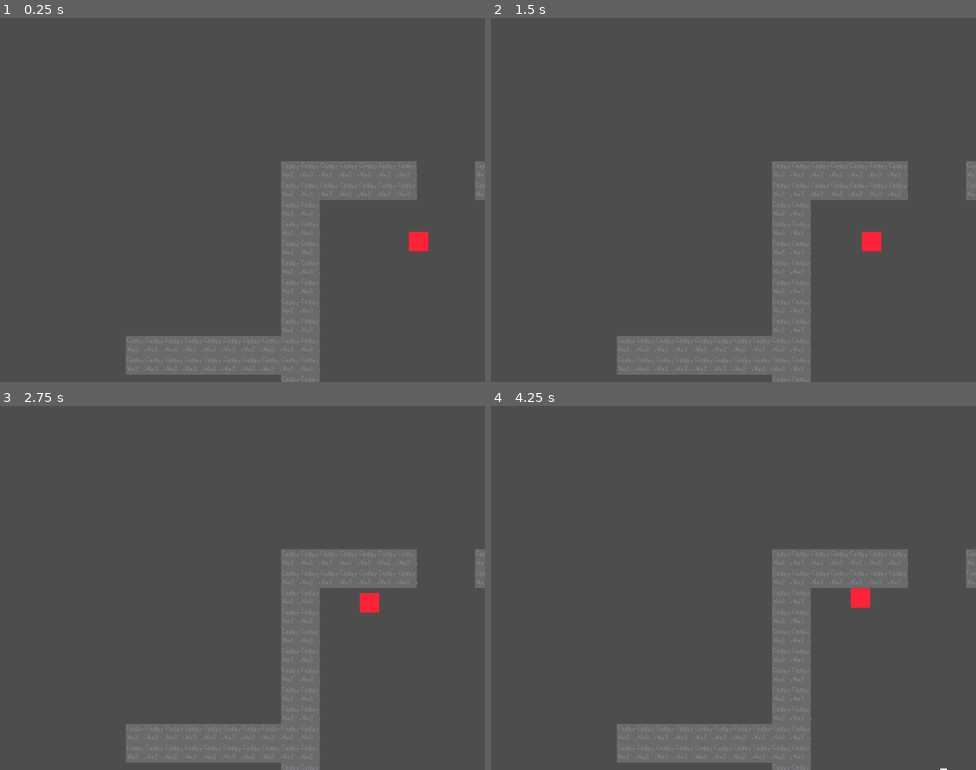
Above: before the commit, frames 1-4 (two rows, left to right).
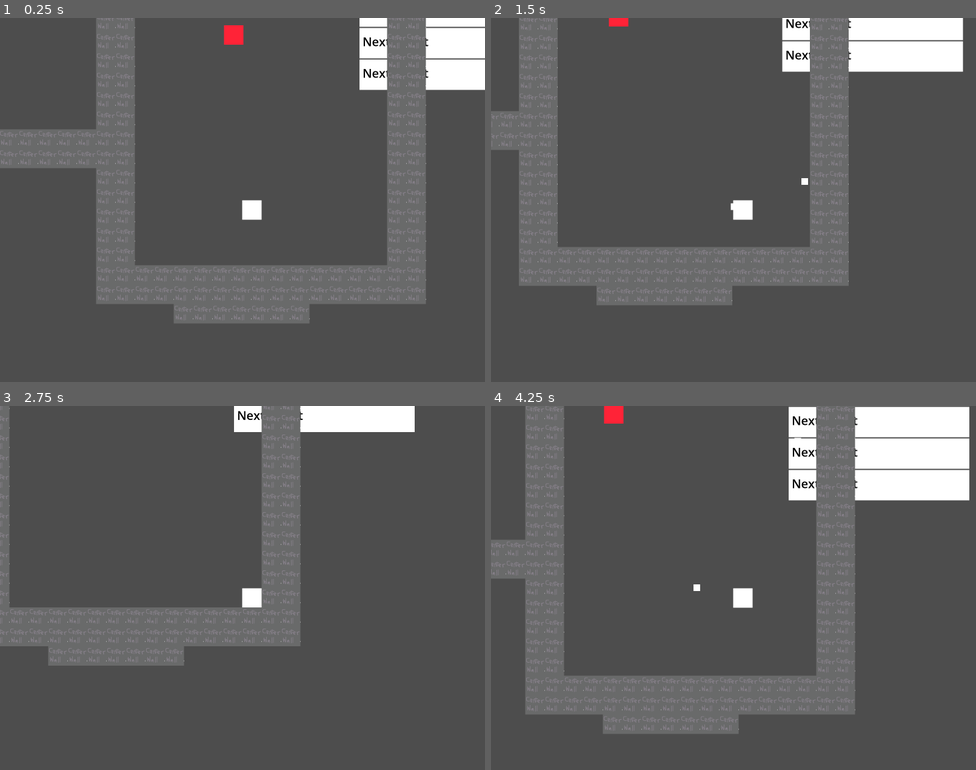
Above: after the commit, the same moments.

Repository: precup/LD51
Game: Godot game, scene res://root.tscn
The game is run twice, just before and just after one commit, with the same random seed, the same clock (stepped at 60 frames per second) and the same inputs.
Inputs:
- Up to frame 1 (0.25 s): no input
- Up to frame 2 (1.5 s): hold Right (ui_right) 0.53-1.28 s; tap X (shoot) at 0.6, 1.35 s; hold Down (ui_down) from 1.28 s (still down)
- Up to frame 3 (2.75 s): release Down (ui_down) at 2.03 s; hold Right (ui_right) from 2.03 s (still down); tap X (shoot) at 2.1 s
- Up to frame 4 (4.25 s): release Right (ui_right) at 2.78 s; hold Up (ui_up) 2.78-3.53 s; tap X (shoot) at 2.85, 3.6 s; hold Left (ui_left) from 3.53 s (still down)

The runs differ from the first frame. In frame 1, 33% of the frame differs, in the area x 0-100%, y 0-100%; in frame 2, 31%; in frame 3, 24%; in frame 4, 35%.

Commit message:
bullets collide with walls

Diff:
--- a/bullet.gd
+++ b/bullet.gd
@@ -18,10 +18,8 @@
 
 
 func _on_hit_area_body_entered(body):
-  if body.name == "enemy":
-    body.hit()
-
   if body.has_method("hit") and body != shooter:
     body.hit()
 
+  if body != shooter:
     queue_free()
--- /dev/null
+++ b/camera.gd
@@ -0,0 +1,13 @@
+extends Camera2D
+
+
+# Called when the node enters the scene tree for the first time.
+func _ready():
+  pass # Replace with function body.
+
+
+# Called every frame. 'delta' is the elapsed time since the previous frame.
+func _process(_delta):
+  var player = $"../player"
+
+  position = player.position
--- a/root.tscn
+++ b/root.tscn
@@ -1,10 +1,11 @@
-[gd_scene load_steps=9 format=3 uid="uid://dlpmnpatbwk18"]
+[gd_scene load_steps=10 format=3 uid="uid://dlpmnpatbwk18"]
 
 [ext_resource type="Script" path="res://player.gd" id="1_j03ts"]
 [ext_resource type="Texture2D" uid="uid://bfsb85o2bm58k" path="res://assets/white_square_64x64.png" id="2_gp4kr"]
 [ext_resource type="PackedScene" uid="uid://dx64fy25a3w0k" path="res://quest.tscn" id="3_4fbd4"]
 [ext_resource type="PackedScene" uid="uid://5m5u4ju6obmn" path="res://enemy.tscn" id="4_ltobp"]
 [ext_resource type="Texture2D" uid="uid://dm25ahy0fmma6" path="res://assets/tiles.png" id="5_gi3ks"]
+[ext_resource type="Script" path="res://camera.gd" id="6_crj1l"]
 
 [sub_resource type="RectangleShape2D" id="RectangleShape2D_kkfjx"]
 size = Vector2(63, 64)
@@ -328,15 +329,12 @@
 offset_bottom = 508.0
 
 [node name="quest" parent="quest_container" instance=ExtResource("3_4fbd4")]
-layout_mode = 2
 
 [node name="quest2" parent="quest_container" instance=ExtResource("3_4fbd4")]
-layout_mode = 2
 offset_top = 104.0
 offset_bottom = 204.0
 
 [node name="quest3" parent="quest_container" instance=ExtResource("3_4fbd4")]
-layout_mode = 2
 offset_top = 208.0
 offset_bottom = 308.0
 
@@ -351,3 +349,5 @@
 
 [node name="camera" type="Camera2D" parent="."]
 current = true
+smoothing_enabled = true
+script = ExtResource("6_crj1l")
